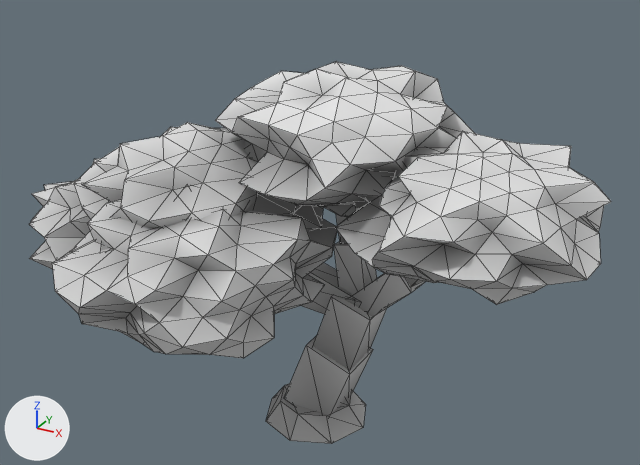
The glTF model assets/models/kyoto/plants/momiji_c.glb: old version first, new version second.
One viewpoint serves both versions: a camera (50 mm lens) standing at (7.65, -11.81, 10.03) and looking at (0.85, 0.55, 3.85). The axes (+X, +Y, +Z) are drawn at lower left. The lights are the same throughout. The picture after the commit comes second. Mesh edges are drawn as thin lines. Vertices at exactly the same position are counted once.

Names of what the first picture shows: 'Maple_Crown', 'Maple_Trunk'.
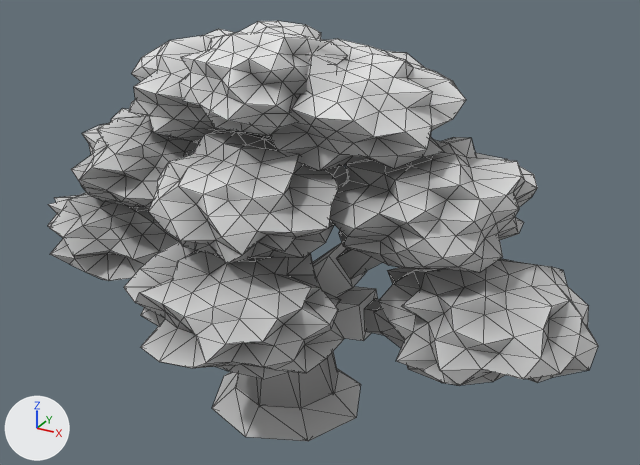
Boxes [x1, y1, x2, y2] around the edits, measured in the pictures (640 x 465 px; the box of a moved part takes in the faces that stretch with it):
'Maple_Crown', reshaped (23% taller): before [29, 62, 611, 358]; after [48, 21, 598, 386]
'Maple_Trunk', reshaped: before [266, 214, 426, 444]; after [212, 243, 383, 441]
part 1 of me_maple_crown, moved or reshaped: before [29, 158, 102, 269]; after [48, 192, 179, 281]
part 2 of me_maple_crown, moved or reshaped: before [70, 122, 324, 253]; after [374, 259, 598, 386]
part 3 of me_maple_crown, moved or reshaped: before [215, 62, 474, 217]; after [124, 242, 344, 379]
part 4 of me_maple_crown, moved or reshaped: before [335, 131, 611, 305]; after [71, 109, 199, 209]
part 5 of me_maple_crown, moved or reshaped: before [52, 186, 338, 358]; after [329, 137, 537, 273]
part 6 of me_maple_crown, added: after [149, 131, 348, 264]
part 7 of me_maple_crown, added: after [129, 29, 270, 143]
part 8 of me_maple_crown, added: after [270, 39, 466, 171]
part 9 of me_maple_crown, added: after [179, 21, 347, 136]
part 10 of me_maple_trunk, added: after [212, 369, 361, 441]
part 11 of me_maple_trunk, added: after [236, 352, 337, 408]
part 12 of me_maple_trunk, moved or reshaped: before [334, 242, 377, 295]; after [313, 243, 367, 297]
part 13 of me_maple_trunk, moved or reshaped (mostly hidden before): before [406, 278, 422, 286]; after [337, 248, 382, 279]
part 14 of me_maple_trunk, deleted: before [266, 383, 366, 444]
part 15 of me_maple_trunk, deleted: before [284, 336, 373, 417]
part 16 of me_maple_trunk, deleted (mostly hidden): before [336, 214, 348, 243]
part 17 of me_maple_trunk, deleted: before [352, 273, 426, 317]
part 18 of me_maple_trunk, moved or reshaped: before [301, 263, 387, 370]; after [334, 286, 383, 341]

Patch to the scene script:
```diff
--- a/assets/models/kyoto/plants/momiji_c.glb.py
+++ b/assets/models/kyoto/plants/momiji_c.glb.py
@@ me_maple_crown @@
-me_maple_crown.from_pydata(...)  # 810 vertices, 1600 faces; spans x -5.67..5.67, y -3.45..3.45, z 1.98..6.64
+me_maple_crown.from_pydata(...)  # 1458 vertices, 2880 faces; spans x -5.66..5.66, y -2.77..2.77, z 1.82..7.38
+# me_maple_crown part 1: the loose piece of 162 vertices spanning x -5.67..-1.21, y -1.51..3.21, z 1.98..4.43 is scaled about its middle by (0.833, 0.737, 0.818), then moved by (-0.36, 0.15, -0.3)
+# me_maple_crown part 2: the loose piece of 162 vertices spanning x -3.66..1.15, y -2.6..2.5, z 2.95..5.52 is scaled about its middle by (0.789, 0.7, 0.783), then moved by (5.02, 0.86, -1.41)
+# me_maple_crown part 3: the loose piece of 162 vertices spanning x -0.94..3.38, y -1.1..3.45, z 4.21..6.64 is scaled about its middle by (0.833, 0.778, 0.818), then moved by (-0.99, -2.18, -2.4)
+# me_maple_crown part 4: the loose piece of 162 vertices spanning x 1.49..5.67, y -1.77..2.49, z 3.8..6.01 is scaled about its middle by (0.882, 0.824, 0.9), then moved by (-6.46, 0.62, -0.4)
+# me_maple_crown part 5: the loose piece of 162 vertices spanning x -2.41..1.6, y -3.45..0.74, z 2.62..4.96 is scaled about its middle by (0.833, 0.778, 0.857), then moved by (2.95, 2.43, 0.8)
+# me_maple_crown part 6: a new loose piece of 162 vertices spanning x -1.56..1.82, y -2.0..1.07, z 3.7..5.7, in mat_paletteatlas
+# me_maple_crown part 7: a new loose piece of 162 vertices spanning x -3.1..0.68, y -0.67..2.77, z 5.0..6.99, in mat_paletteatlas
+# me_maple_crown part 8: a new loose piece of 162 vertices spanning x -0.77..3.13, y -0.83..2.65, z 5.09..7.11, in mat_paletteatlas
+# me_maple_crown part 9: a new loose piece of 162 vertices spanning x -1.41..1.41, y -1.24..1.75, z 5.67..7.38, in mat_paletteatlas
 me_maple_crown.materials.append(mat_paletteatlas)
@@ me_maple_trunk @@
-me_maple_trunk.from_pydata(...)  # 96 vertices, 148 faces; spans x -3.09..3.64, y -0.34..1.66, z 0.0..4.77
+me_maple_trunk.from_pydata(...)  # 112 vertices, 176 faces; spans x -3.49..3.45, y -0.64..2.4, z 0.0..4.29
+# me_maple_trunk part 10: a new loose piece, an 8-sided cut cone along z (radius 1.52 at the low end, 1.04 at the high end) spanning x -1.58..1.46, y -0.64..2.4, z 0.0..0.4, in mat_paletteatlas
+# me_maple_trunk part 11: a new loose piece, an 8-sided cut cone along z (radius 1.04 at the low end, 0.68 at the high end) spanning x -1.1..0.98, y -0.16..1.92, z 0.3..2.3, in mat_paletteatlas
+# me_maple_trunk part 12: the loose piece of 8 vertices spanning x 1.12..1.86, y 0.41..1.06, z 2.47..3.78 is multiplied about its middle by the matrix ((-1.121, 0.218, 0.81), (-0.09, -1.375, 0.246), (0.834, 0.145, 1.115)), then moved by (-0.92, 0.2, -0.53)
+# me_maple_trunk part 13: the loose piece of 8 vertices spanning x 2.44..3.64, y 0.28..0.74, z 3.32..4.33 is multiplied about its middle by the matrix ((1.278, -0.239, 0.022), (0.239, 1.278, 0.002), (-0.022, 0.002, 1.3)), then moved by (-1.22, 0.52, -0.2)
+# me_maple_trunk part 14: the loose piece of 16 vertices spanning x -0.29..1.71, y -0.34..1.66, z 0.0..0.4 is deleted
+# me_maple_trunk part 15: the loose piece of 8 vertices spanning x 0.27..1.66, y 0.18..1.13, z 0.13..1.77 is deleted
+# me_maple_trunk part 16: the loose piece of 8 vertices spanning x 0.95..1.53, y 0.64..1.13, z 3.63..4.77 is deleted
+# me_maple_trunk part 17: the loose piece of 8 vertices spanning x 1.42..2.76, y 0.29..0.93, z 2.37..3.63 is deleted
+# me_maple_trunk part 18: 40 vertices removed from x -3.09..1.99, y 0.08..1.06, z 1.37..3.76; 64 vertices added at x -3.49..3.45, y -0.13..1.34, z 1.7..4.29
 me_maple_trunk.materials.append(mat_paletteatlas)
```
